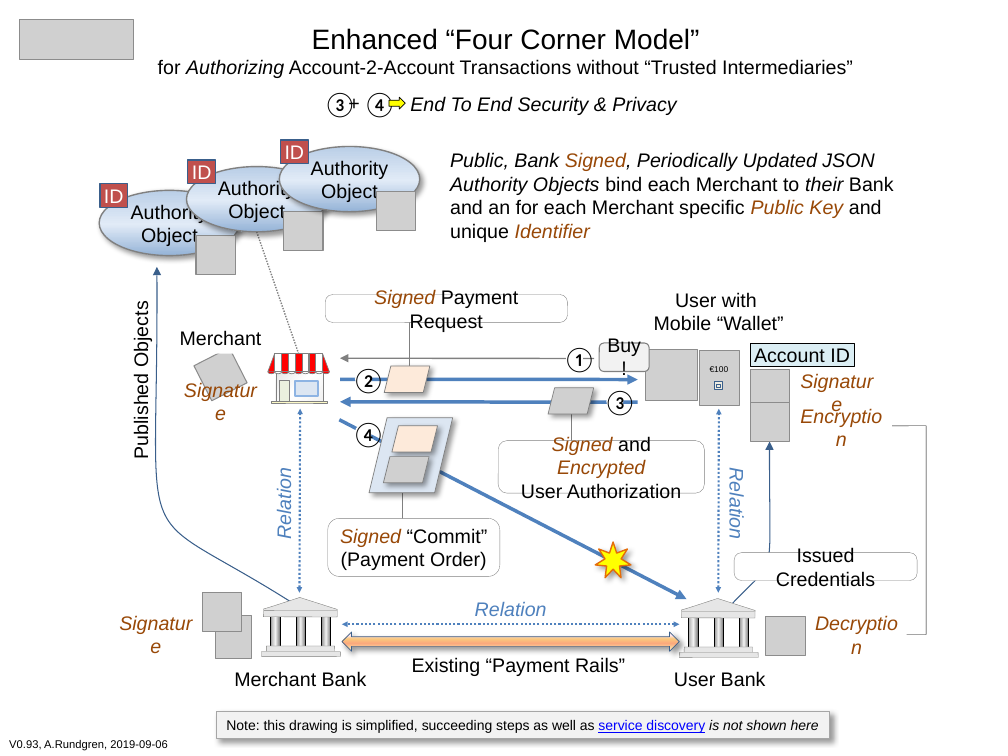
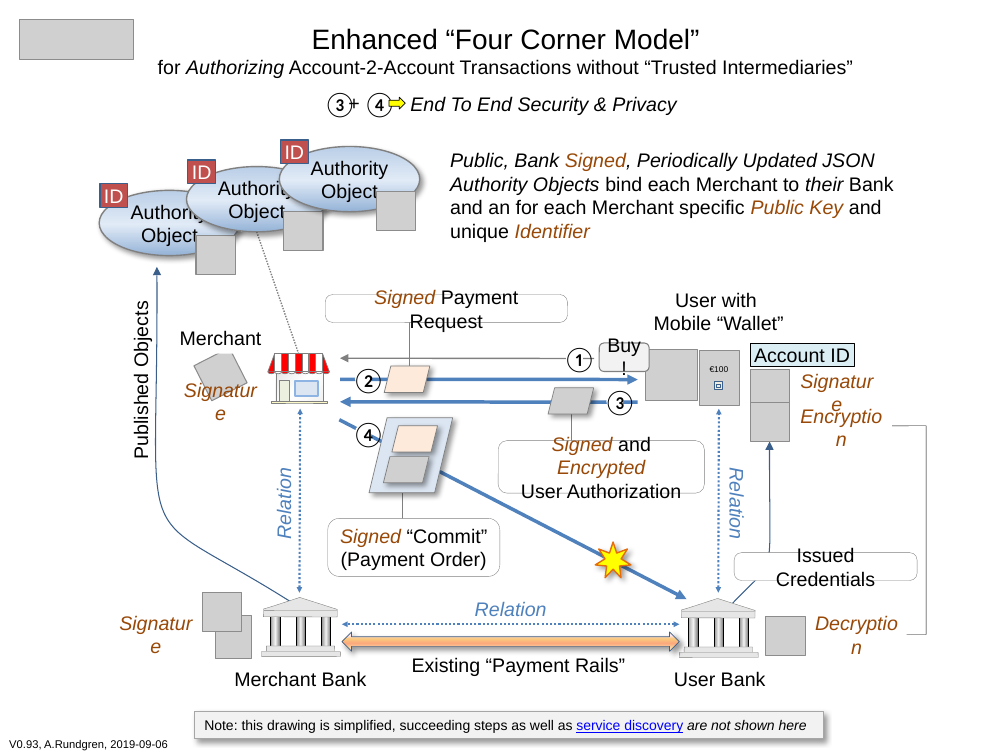
Before and after one commit to cyberphone/doc, a slide deck: slide 1 of saturn/enhanced-four-corner-model.pptx. Drawn at 1008x756 pixels with LibreOffice and Linux fonts; fonts in the diff are those of the drawing; grey boxes stand for pictures. Boxes give left, top, right and bottom in pixels: in the first picture for what was removed or moved away, otherwise in the second. Text is boxed around its words. In the diff, an @@ line names an element or a change of style, - is before the commit and + after.

```diff
--- a/saturn/enhanced-four-corner-model.pptx
+++ b/saturn/enhanced-four-corner-model.pptx
@@ rectangle "Note: this drawing is simplified, ...": place and size @@
-rectangle "Note: this drawing is simplified, ..." at [217, 712, 830, 739]
+rectangle "Note: this drawing is simplified, ..." at [195, 712, 824, 739]
@@ text in rectangle at [204, 720, 807, 733]: text changed @@
-Note: this drawing is simplified, succeeding steps as well as service discovery is not shown here
+Note: this drawing is simplified, succeeding steps as well as service discovery are not shown here
```
Also in this commit, not shown: 1 other file.
